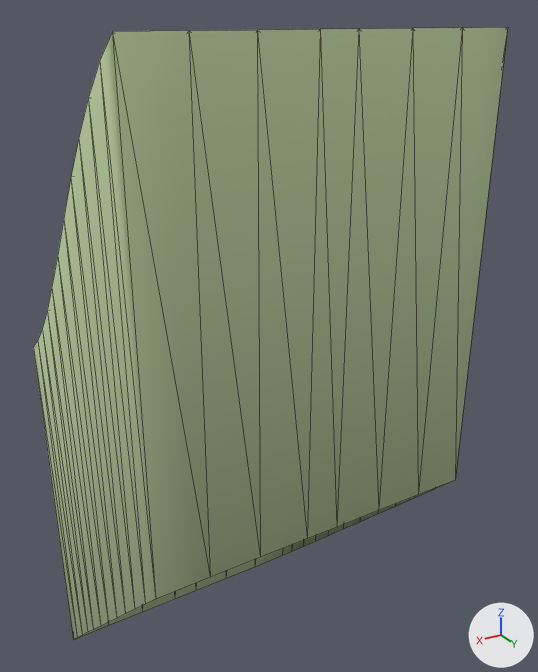
A saved change to the glTF model ground/ground-ramp-12.glb.
Before and after are seen from a 50 mm lens placed at (1.0, 1.88, 1.03), pointed at (-0.14, -0.03, 0.07). The axes (+X, +Y, +Z) are drawn at lower right. The lights are the same throughout. The picture after the commit comes second. Mesh edges are drawn as thin lines.

In view in the first picture: 'ground-ramp-12'.
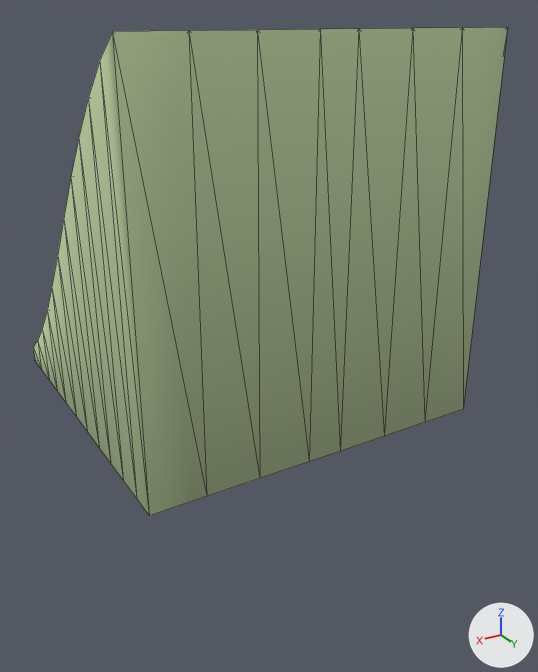
Location of each change, [x1, y1, x2, y2] in pixels of the pictures (538 x 672 px):
'ground-ramp-12', reshaped (20% shorter): before [33, 27, 508, 640]; after [33, 27, 508, 516]

The edits, one by one:
me_ground_ramp_12 is used by ob_ground_ramp_12; location (0.0, 0.0, 0.0).
me_ground_ramp_12 had 132 vertices, 226 faces and spanned x -0.5..0.5, y -0.5..0.5, z -1.3..1.0.
me_ground_ramp_12 now has 132 vertices, 226 faces and spans x -0.5..0.5, y -0.5..0.5, z -0.05..1.0.
me_ground_ramp_12 part 1: all 36 vertices in x -0.5..0.5, y -0.5..0.5, z -1.3..-0.3 are scaled about their middle by (1, 1, 0), then moved by (0.0, 0.0, 0.75).
